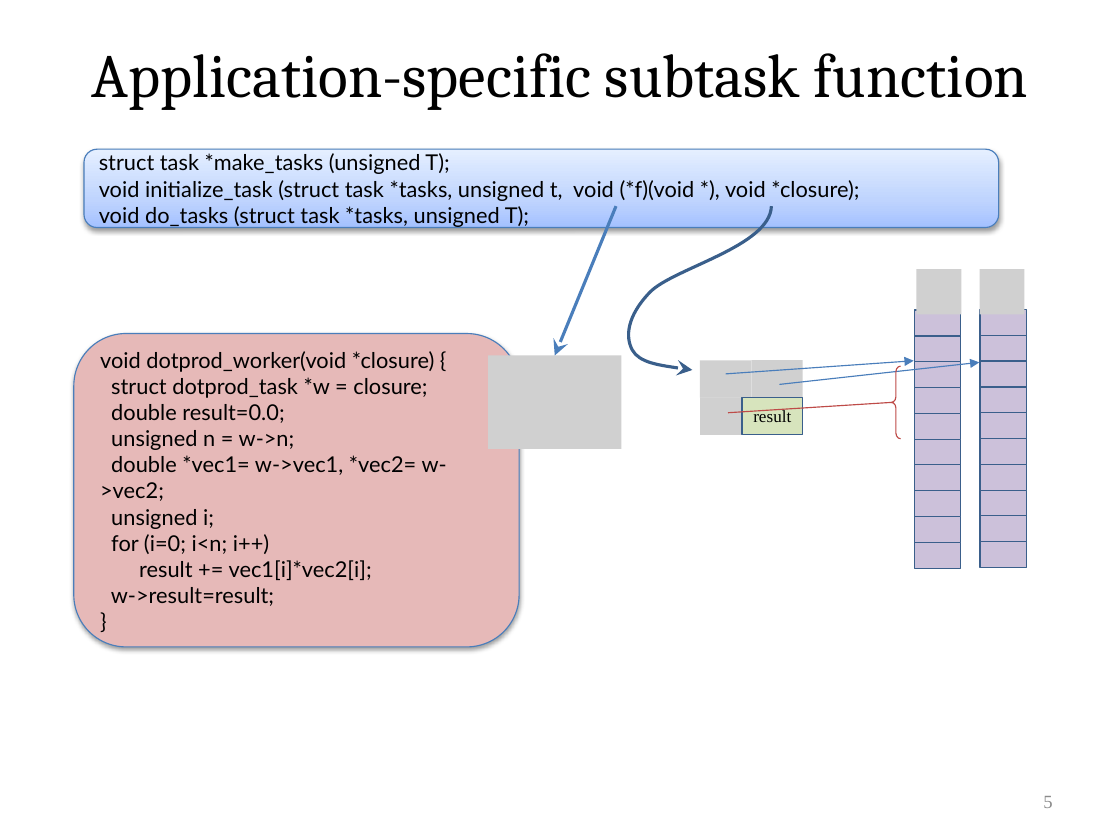
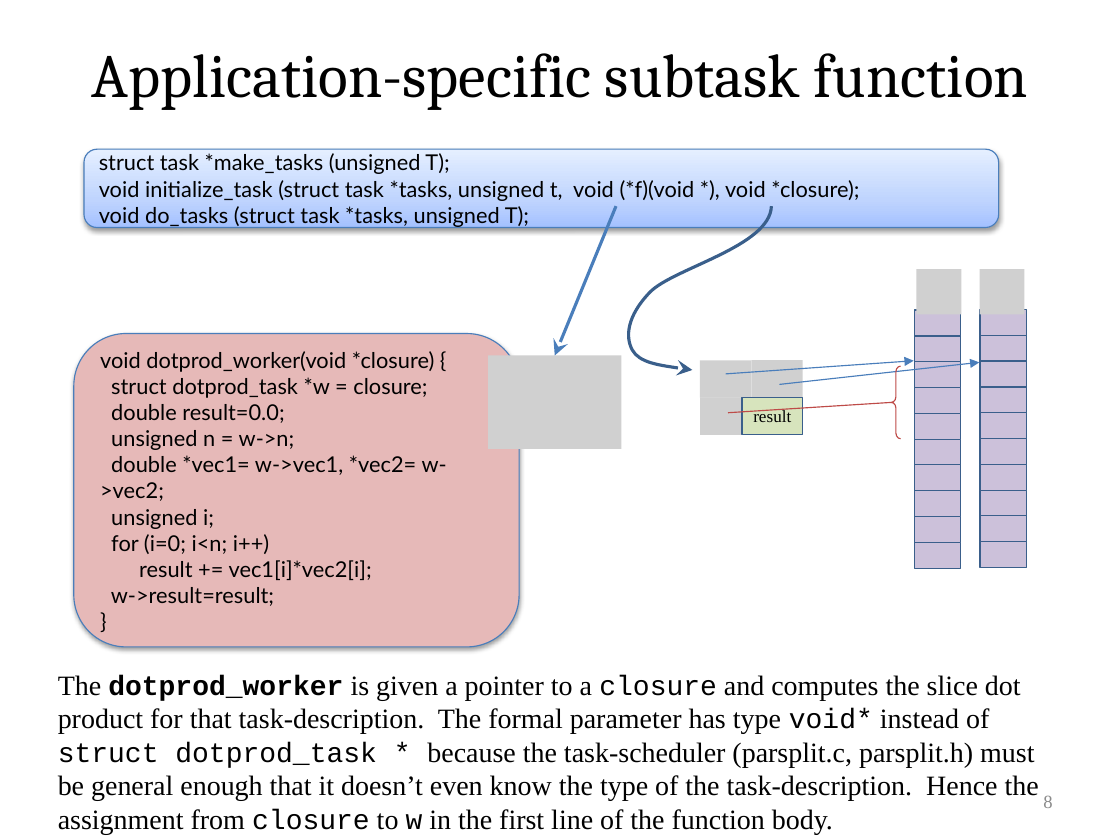
Before and after one commit to VeriNum/pardotprod, a slide deck: slide 8 of doc/Parallel Dot Product.pptx (slide 5 before the commit). Drawn at 1120x840 pixels with LibreOffice and Linux fonts; fonts in the diff are those of the drawing; grey boxes stand for pictures. Boxes give left, top, right and bottom in pixels: in the first picture for what was removed or moved away, otherwise in the second. Text is boxed around its words. In the diff, an @@ line names an element or a change of style, - is before the commit and + after.

```diff
--- a/doc/Parallel Dot Product.pptx
+++ b/doc/Parallel Dot Product.pptx
@@ text added at [58,675,1039,835], 18 pt, text #000000 @@
+The dotprod_worker is given a pointer to a closure and computes the slice dot product for that task-description. The formal parameter has type void* instead of struct dotprod_task * because the task-scheduler (parsplit.c, parsplit.h) must be general enough that it doesn’t even know the type of the task-description. Hence the assignment from closure to w in the first line of the function body.
@@ page number at [1043,795,1052,808]: text changed @@
-5
+8
```
Also in this commit, not shown: 24 other slides changed, 19 slides added, 2 slides removed, 1 other file.
